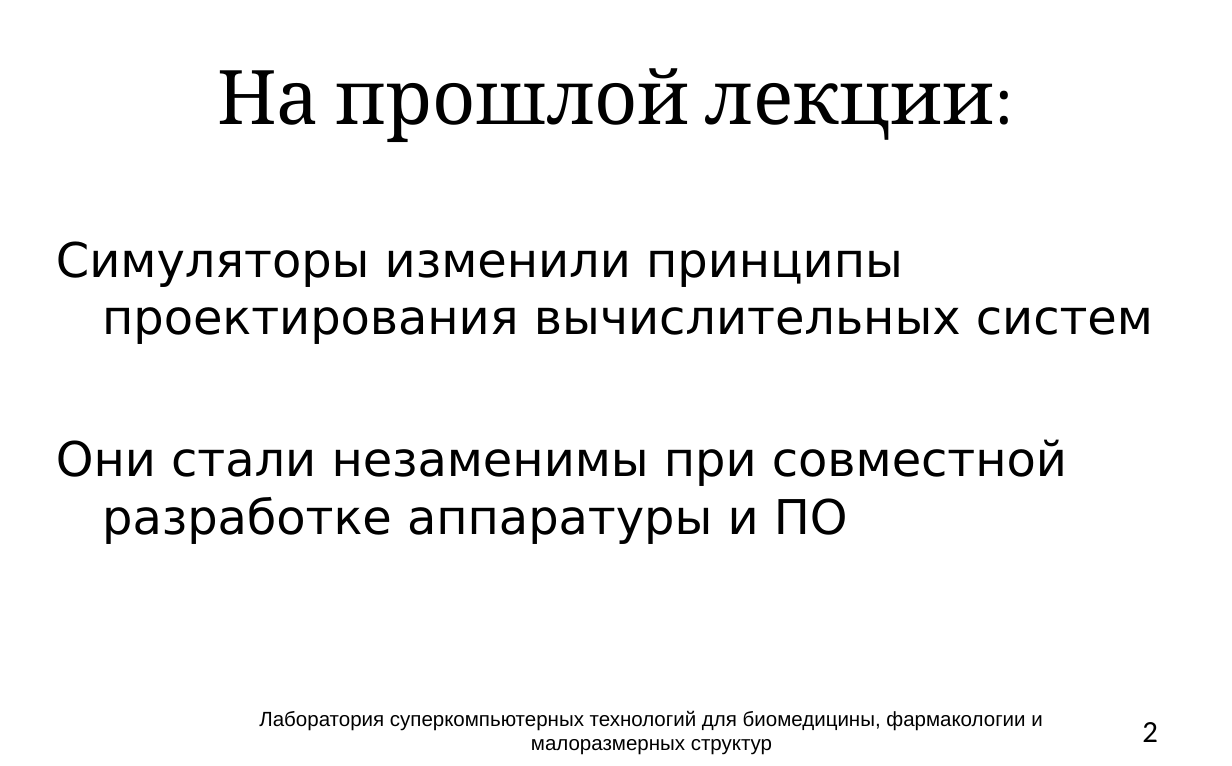
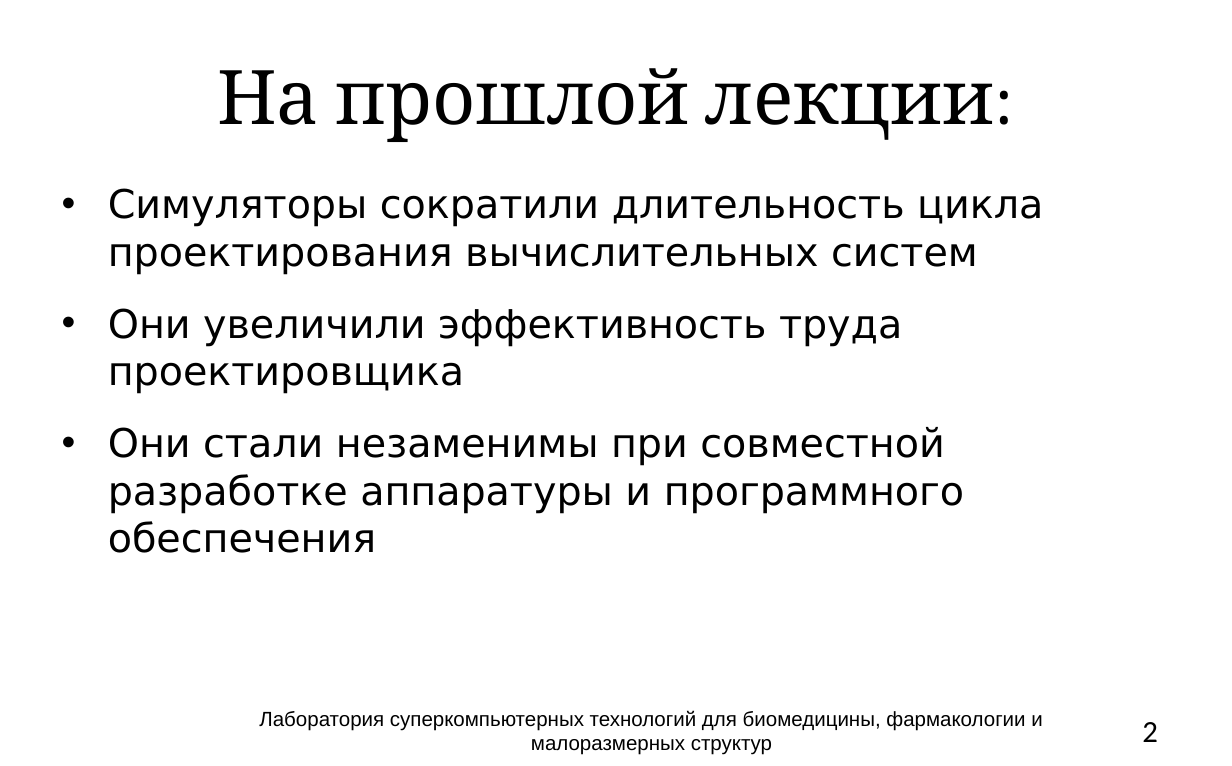
Before and after one commit to atakua/simlectures-archive, a slide deck: slide 2 of lecture02-what-to-simulate/lecture02-common-questions.pptx. Drawn at 1232x766 pixels with LibreOffice and Linux fonts; fonts in the diff are those of the drawing; background and template pictures are left out. Boxes give left, top, right and bottom in pixels: in the first picture for what was removed or moved away, otherwise in the second. Text is boxed around its words. In the diff, an @@ line names an element or a change of style, - is before the commit and + after.

```diff
--- a/lecture02-what-to-simulate/lecture02-common-questions.pptx
+++ b/lecture02-what-to-simulate/lecture02-common-questions.pptx
@@ text "Симуляторы сократили длительность цикла проектирования ..." moved from (x1=43, y1=223, x2=1175, y2=577) to (x1=108, y1=188, x2=1043, y2=553) @@
@@ text "Симуляторы сократили длительность цикла проектирования ..." at (x1=108, y1=188, x2=1043, y2=553): fill #FFFFFF to none; outline #FFFFFF 2.01 pt to none @@
@@ text at (x1=108, y1=188, x2=1043, y2=553): text changed; size 28 to 23.2 pt @@
-Симуляторы изменили принципы проектирования вычислительных систем
-Они стали незаменимы при совместной разработке аппаратуры и ПО
+• Симуляторы сократили длительность цикла проектирования вычислительных систем
+• Они увеличили эффективность труда проектировщика
+• Они стали незаменимы при совместной разработке аппаратуры и программного обеспечения
```
Also in this commit, not shown: 15 other slides changed, 1 slide added, 4 slides removed, 1 other file.
